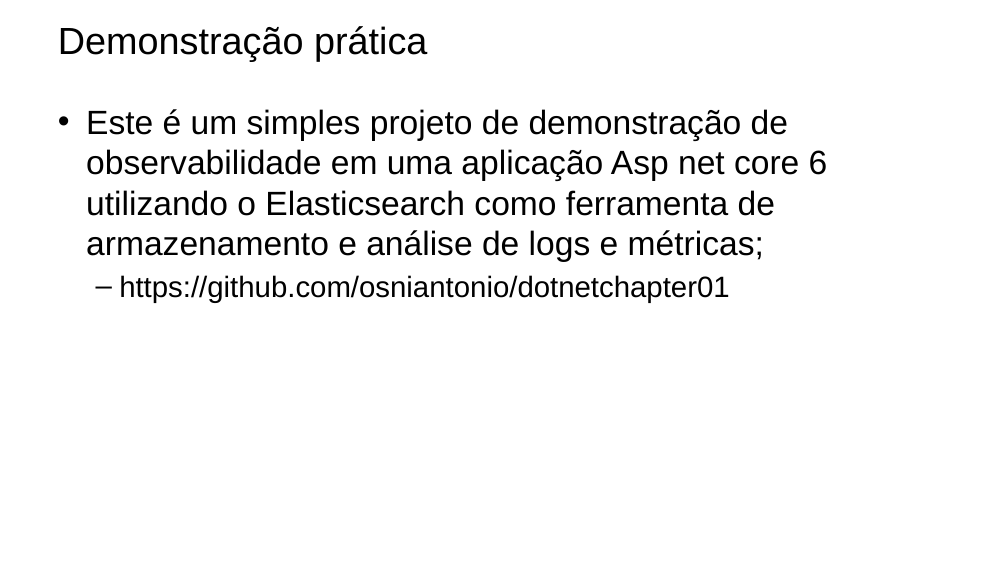
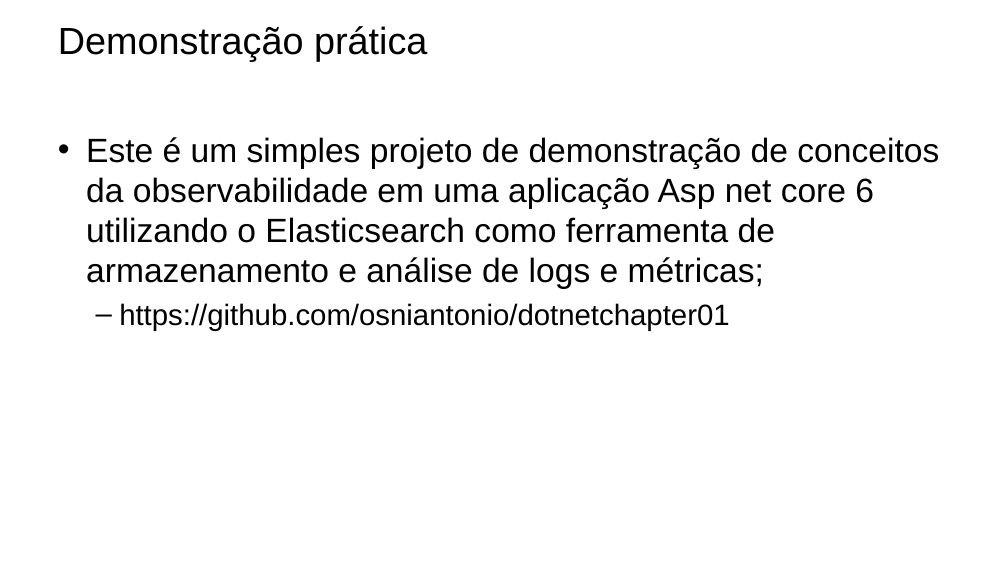
Before and after one commit to osniantonio/dotnetchapter01, a slide deck: slide 9 of ObservabilidadeDotnet.pptx (slide 7 before the commit). Drawn at 1008x567 pixels with LibreOffice and Linux fonts; fonts in the diff are those of the drawing; background and template pictures are left out. Boxes give left, top, right and bottom in pixels: in the first picture for what was removed or moved away, otherwise in the second. Text is boxed around its words. In the diff, an @@ line names an element or a change of style, - is before the commit and + after.

Commit message:
Parte prática ajustada com trace do OpenTelemetry

```diff
--- a/ObservabilidadeDotnet.pptx
+++ b/ObservabilidadeDotnet.pptx
@@ text "Este é um simples projeto ...": place and size @@
-text "Este é um simples projeto ..." at (86, 109, 828, 303)
+text "Este é um simples projeto ..." at (86, 137, 939, 330)
@@ text at (86, 137, 939, 289): text changed @@
-• Este é um simples projeto de demonstração de observabilidade em uma aplicação Asp net core 6 utilizando o Elasticsearch como ferramenta de armazenamento e análise de logs e métricas;
+• Este é um simples projeto de demonstração de conceitos da observabilidade em uma aplicação Asp net core 6 utilizando o Elasticsearch como ferramenta de armazenamento e análise de logs e métricas;
```
Also in this commit, not shown: 2 other slides changed, 2 slides added, 22 other files.
